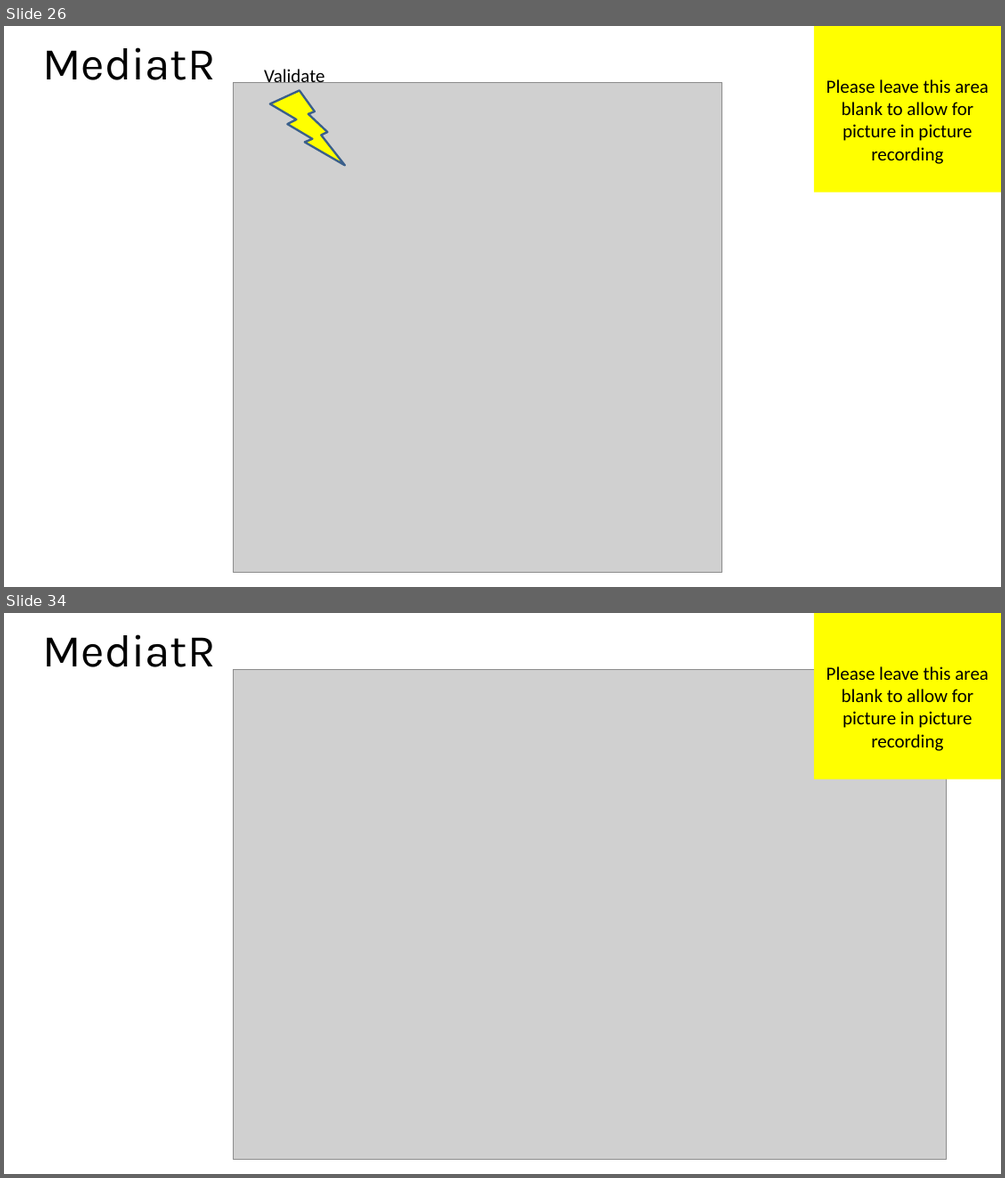
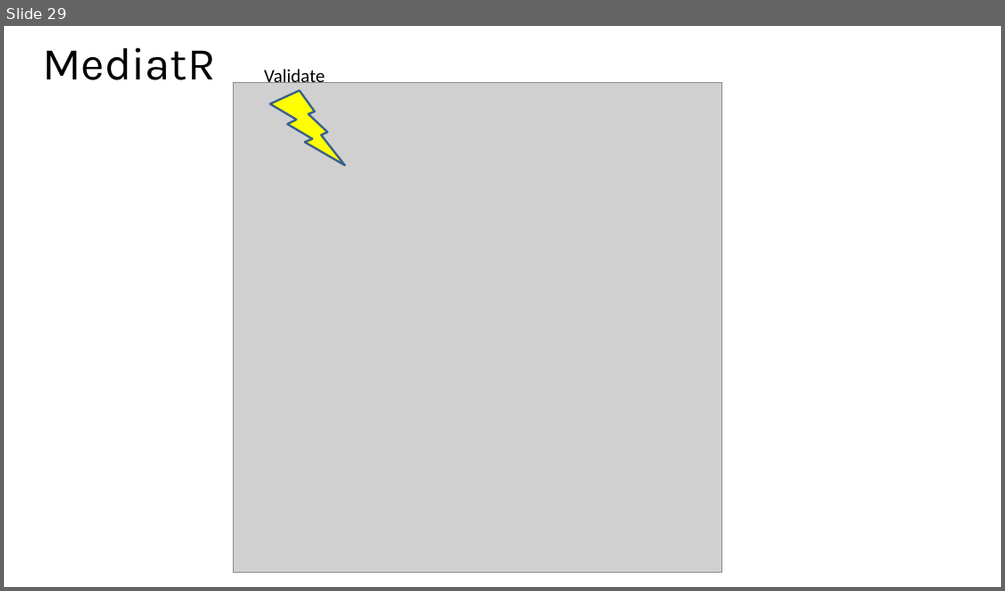
Before and after one commit to MisterJames/AzureImageProcessing, a slide deck: Presentation Materials/MVA-ApplicationsOnAzure-02.pptx. Shown one above the other, each under a label of ours: slides 26 and 34 before the commit, slide 29 after it; the slides between them are not shown. The pictures are 1005x1178 and 1005x591 pixels, drawn with LibreOffice and Linux fonts; fonts in the diff are those of the drawing; grey boxes stand for pictures. Boxes give left, top, right and bottom in pixels: in the first picture for what was removed or moved away, otherwise in the second. Text is boxed around its words. In the diff, an @@ line names an element or a change of style, - is before the commit and + after.

```diff
--- a/Presentation Materials/MVA-ApplicationsOnAzure-02.pptx
+++ b/Presentation Materials/MVA-ApplicationsOnAzure-02.pptx
@@ slide 34 removed at (4, 613, 1001, 1174), background #FFFFFF @@
@@ title removed at (42, 634, 215, 667) @@
-MediatR
@@ rectangle removed at (814, 613, 1001, 779) @@
-Please leave this area blank to allow for picture in picture recording
@@ picture removed at (233, 669, 947, 1159) @@
@@ what was slide 26 is now slide 29 @@
@@ slide 29 changed as well @@
@@ rectangle removed at (814, 26, 1001, 192) @@
-Please leave this area blank to allow for picture in picture recording
```
Also in this commit, not shown: 14 other slides changed, 25 slides added, 20 other slides removed, 4 other files.
